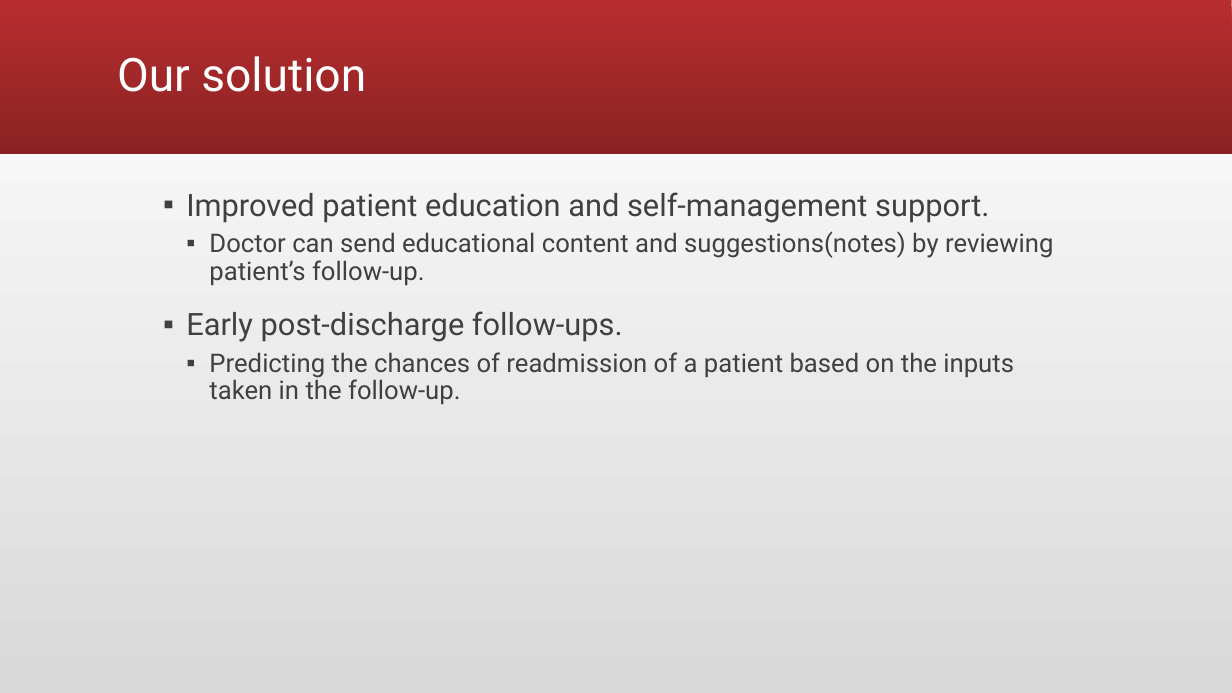
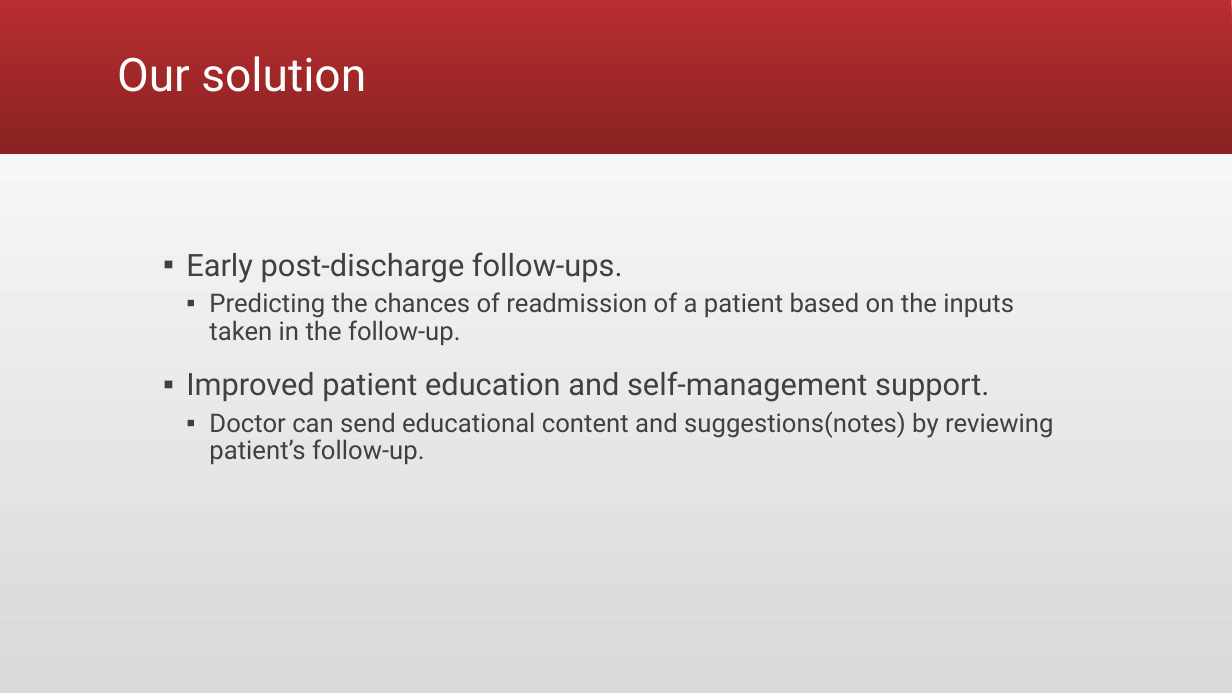
Before and after one commit to SJSU272Lab/CleverCare, a slide deck: slide 5 of Artifacts/CleverCare_team3_presentation.pptx. Drawn at 1232x693 pixels with LibreOffice and Linux fonts; fonts in the diff are those of the drawing. Boxes give left, top, right and bottom in pixels: in the first picture for what was removed or moved away, otherwise in the second. Text is boxed around its words. In the diff, an @@ line names an element or a change of style, - is before the commit and + after.

Commit message:
presentation file changed

```diff
--- a/Artifacts/CleverCare_team3_presentation.pptx
+++ b/Artifacts/CleverCare_team3_presentation.pptx
@@ text at box(186, 252, 1014, 345): paragraphs added @@
+▪ Early post-discharge follow-ups.
+  ▪ Predicting the chances of readmission of a patient based on the inputs taken in the follow-up.
@@ text at box(186, 311, 1014, 404): paragraphs removed @@
-▪ Early post-discharge follow-ups.
-  ▪ Predicting the chances of readmission of a patient based on the inputs taken in the follow-up.
```
Also in this commit, not shown: 1 other file.
